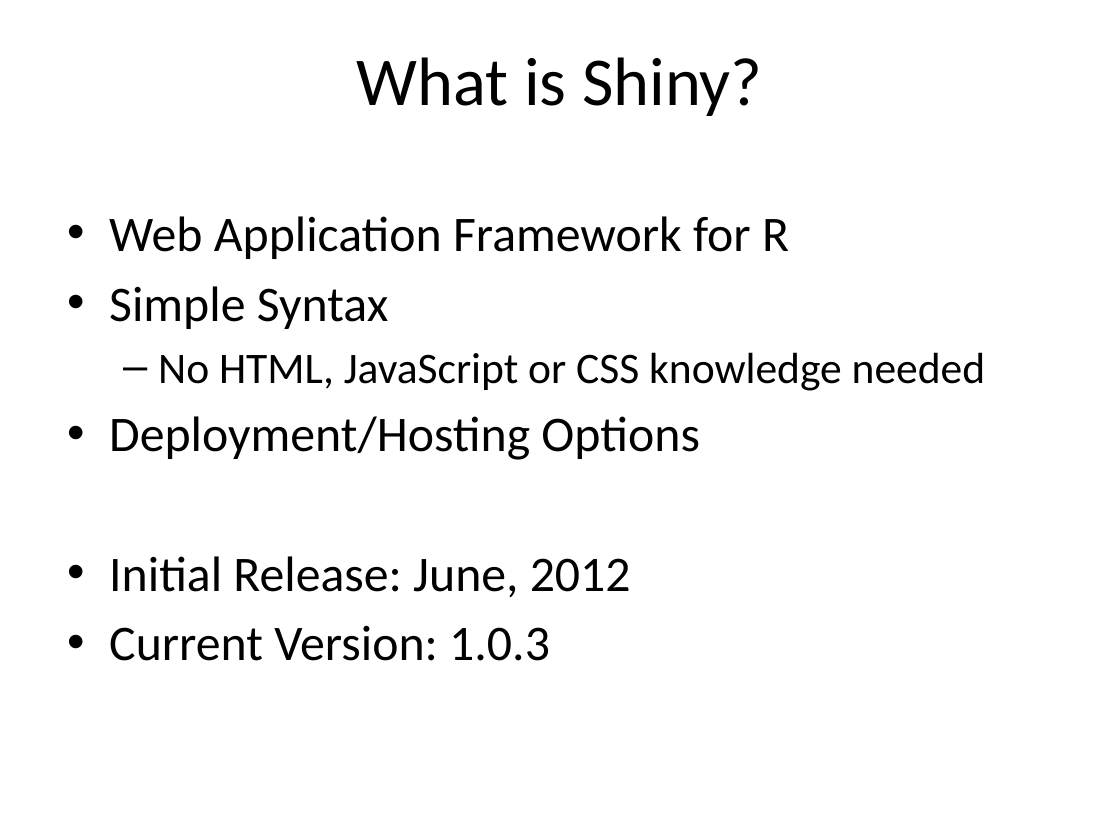
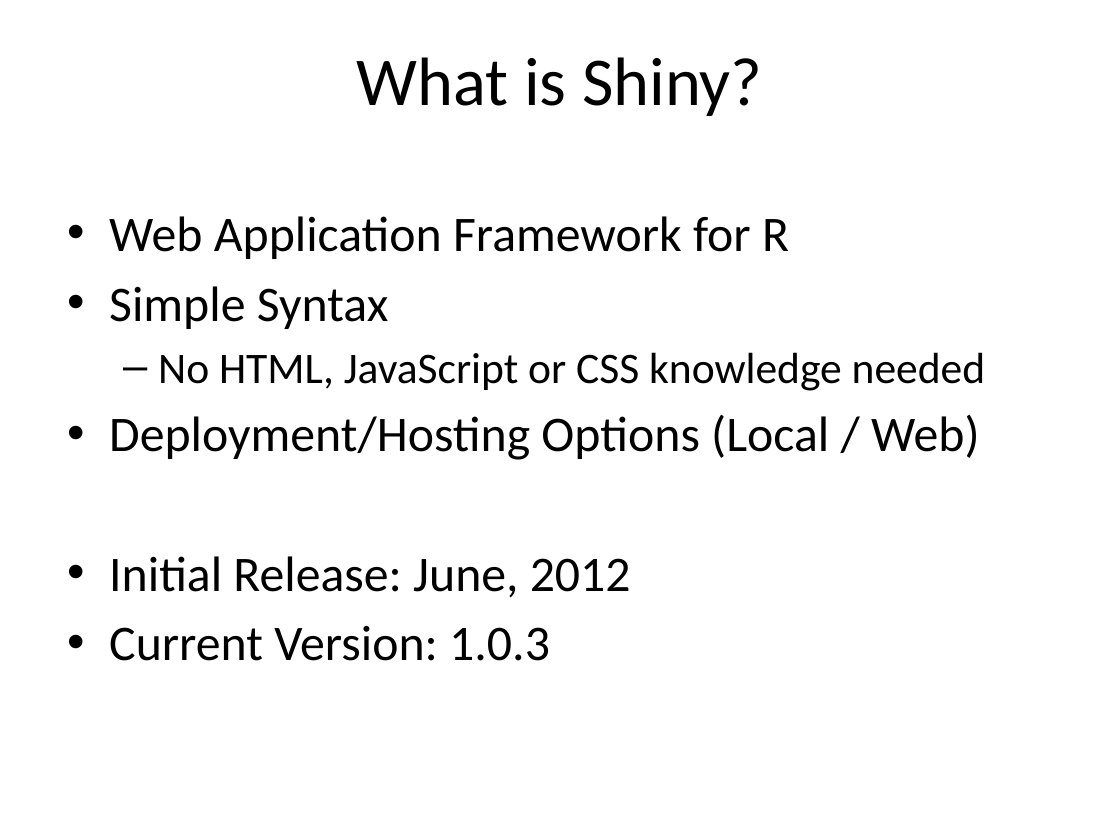
Before and after one commit to cabradbury/shiny-apps-part1, a slide deck: slide 3 of Presentation.pptx. Drawn at 1120x840 pixels with LibreOffice and Linux fonts; fonts in the diff are those of the drawing. Boxes give left, top, right and bottom in pixels: in the first picture for what was removed or moved away, otherwise in the second. Text is boxed around its words. In the diff, an @@ line names an element or a change of style, - is before the commit and + after.

```diff
--- a/Presentation.pptx
+++ b/Presentation.pptx
@@ text at [109, 414, 980, 460]: text changed @@
-• Deployment/Hosting Options
+• Deployment/Hosting Options (Local / Web)
```
Also in this commit, not shown: 3 other slides changed, 3 slides added, 2 other files.
